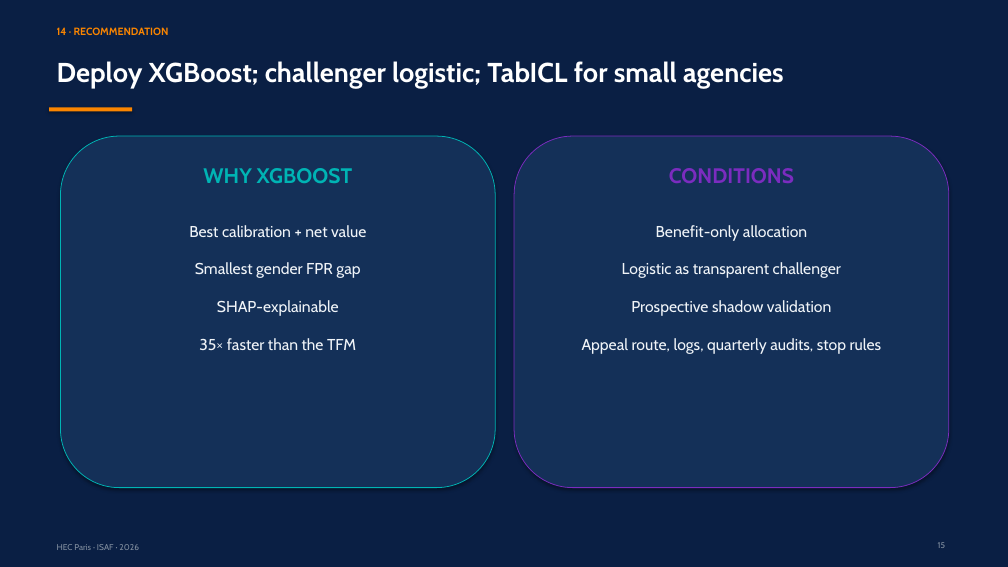
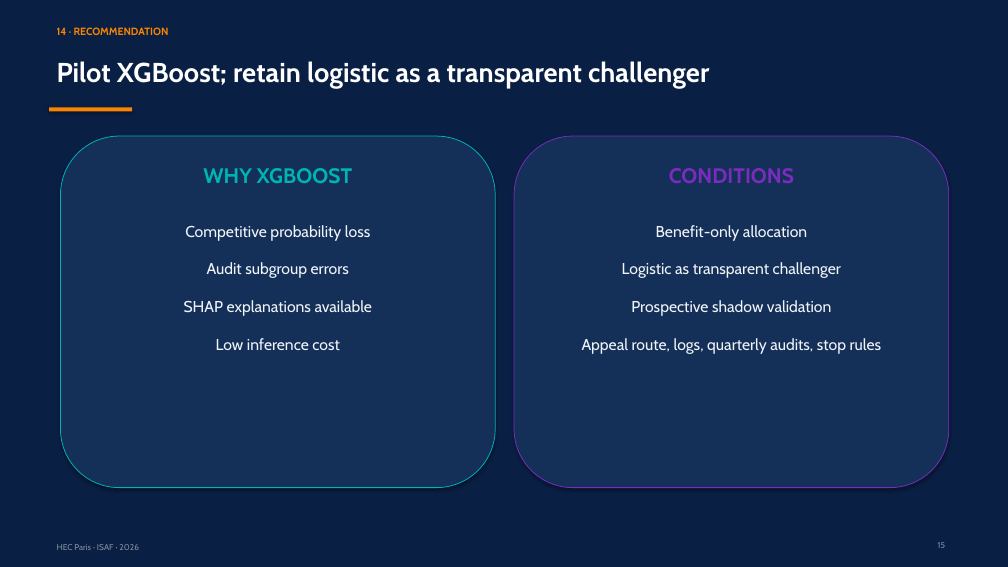
Before and after one commit to RyanBalech/recidivism-forecasting-analysis, a slide deck: slide 15 of reports/ISAF_Recidivism_Presentation.pptx. Drawn at 1008x567 pixels with LibreOffice and Linux fonts; fonts in the diff are those of the drawing. Boxes give left, top, right and bottom in pixels: in the first picture for what was removed or moved away, otherwise in the second. Text is boxed around its words. In the diff, an @@ line names an element or a change of style, - is before the commit and + after.

Commit message:
Regenerate audited results with 16-member GPU ensemble

```diff
--- a/reports/ISAF_Recidivism_Presentation.pptx
+++ b/reports/ISAF_Recidivism_Presentation.pptx
@@ text at box(57, 61, 709, 88): text changed @@
-Deploy XGBoost; challenger logistic; TabICL for small agencies
+Pilot XGBoost; retain logistic as a transparent challenger
@@ text at box(184, 225, 373, 350): text changed @@
-Best calibration + net value
-Smallest gender FPR gap
-SHAP-explainable
-35× faster than the TFM
+Competitive probability loss
+Audit subgroup errors
+SHAP explanations available
+Low inference cost
```
Also in this commit, not shown: 12 other slides changed, 48 other files.
